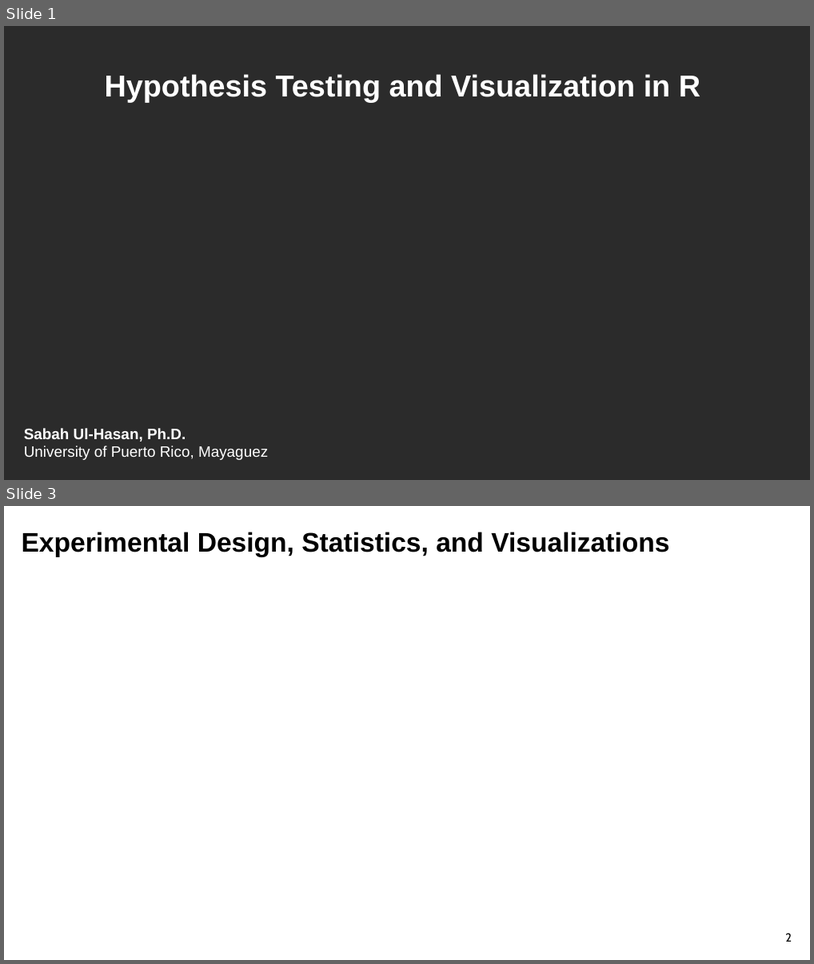
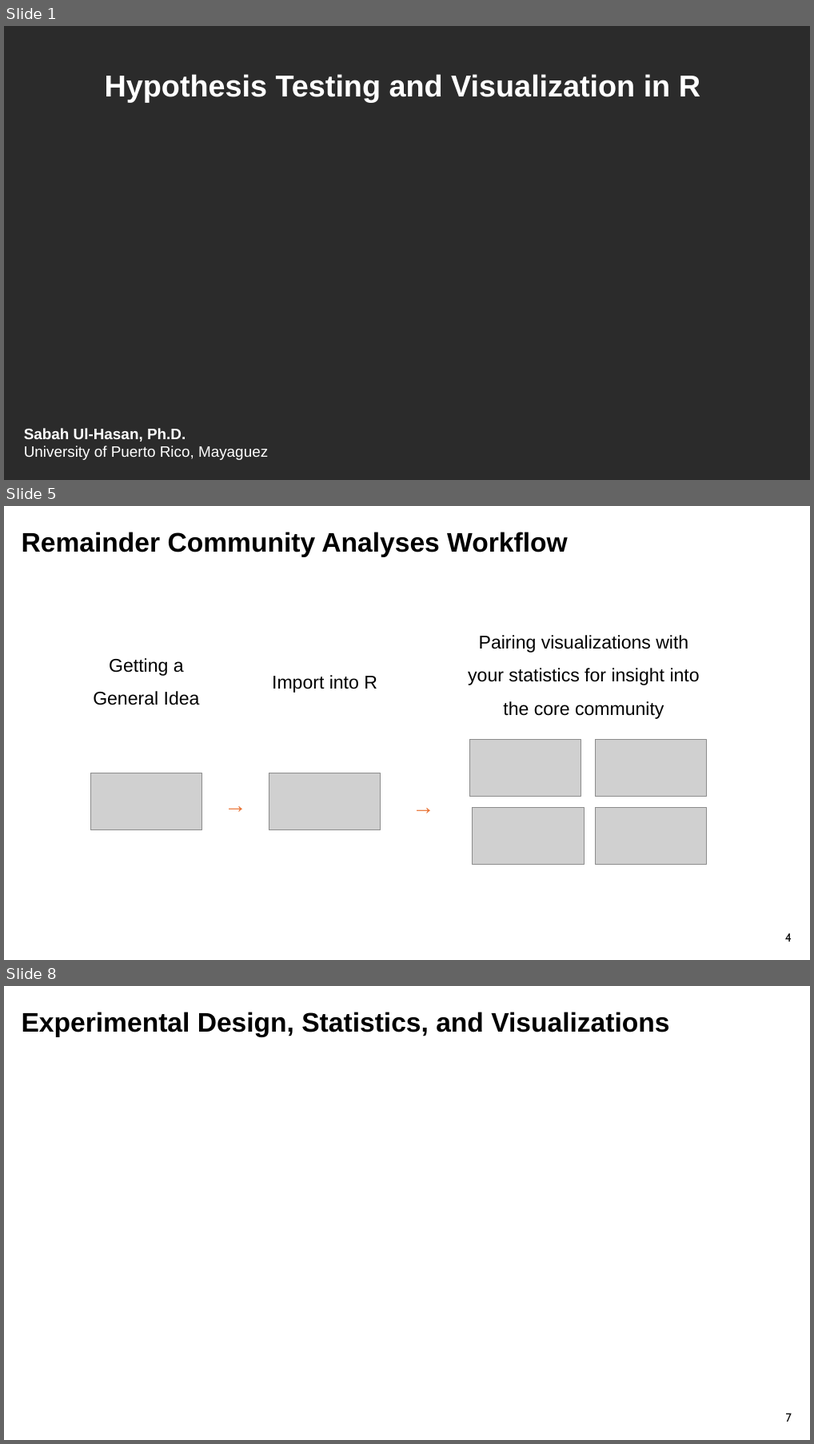
Before and after one commit to sabahzero/UPRM_QIIME2workshop, a slide deck: lectures/Lecture3_UlHasan.pptx. Shown one above the other, each under a label of ours: slides 1 and 3 before the commit, slides 1, 5 and 8 after it; the slides between them are not shown. The pictures are 814x964 and 814x1444 pixels, drawn with LibreOffice and Linux fonts; fonts in the diff are those of the drawing; grey boxes stand for pictures; background and template pictures are left out; a plain dark background stands for a picture behind light text. Boxes give left, top, right and bottom in pixels: in the first picture for what was removed or moved away, otherwise in the second. Text is boxed around its words. In the diff, an @@ line names an element or a change of style, - is before the commit and + after.

```diff
--- a/lectures/Lecture3_UlHasan.pptx
+++ b/lectures/Lecture3_UlHasan.pptx
@@ slide 5 added at bbox=[4, 506, 810, 960], background #FFFFFF @@
@@ text added at bbox=[22, 532, 568, 557], 32 pt, text #000000, bold @@
+Remainder Community Analyses Workflow
@@ text added at bbox=[468, 635, 700, 719], 22 pt, text #000000 @@
+Pairing visualizations with your statistics for insight into the core community
@@ text added at bbox=[93, 658, 200, 705], 22 pt, text #000000 @@
+Getting a General Idea
@@ text added at bbox=[272, 675, 378, 692], 22 pt, text #000000 @@
+Import into R
@@ picture added at bbox=[470, 739, 581, 796] @@
@@ picture added at bbox=[596, 739, 707, 796] @@
@@ picture added at bbox=[90, 772, 202, 830] @@
@@ text added at bbox=[183, 774, 288, 816], 27 pt, text #E97132, bold @@
+→
@@ picture added at bbox=[270, 772, 381, 830] @@
@@ text added at bbox=[371, 776, 476, 817], 27 pt, text #E97132, bold @@
+→
@@ picture added at bbox=[473, 808, 584, 864] @@
@@ picture added at bbox=[596, 808, 707, 864] @@
@@ page number added at bbox=[786, 932, 792, 941], 14 pt, text #000000 @@
+4
@@ what was slide 3 is now slide 8 @@
@@ page number at bbox=[786, 1412, 792, 1421]: text changed @@
-2
+7
```
Also in this commit, not shown: 2 slides changed, 7 other slides added, 4 slides removed, 2 other files.
